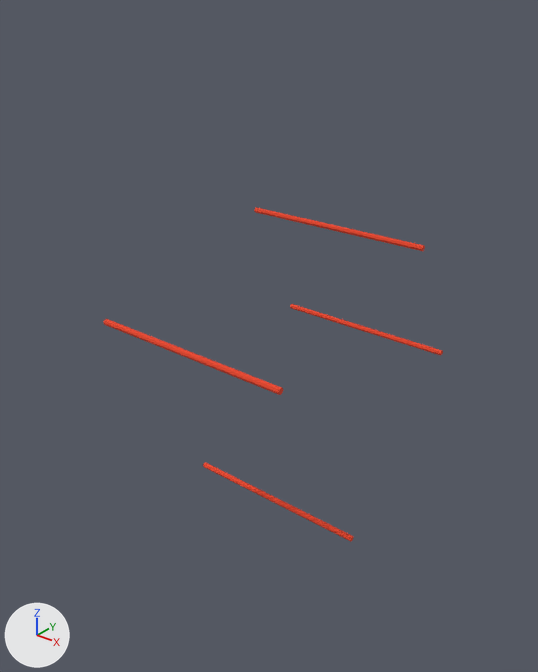
The glTF model assets/models/tabung-hampa-animated/step-2.glb: old version first, new version second.
Before and after are seen from a 50 mm camera at (6.57, -8.34, 7.94) aimed at (-0.11, 0.01, 2.76). The axes (+X, +Y, +Z) are drawn at lower left. The lights are the same throughout. The first picture is the older version.

The scene before the commit, as lines of its bpy script (objects in view):
```python
me_cylinder_001 = bpy.data.meshes.new('Cylinder.001')
me_cylinder_001.from_pydata(...)  # an 8-sided cylinder along x spanning x 0.0..3.1, y -0.58..-0.49, z -2.53..-2.44; an 8-sided cylinder along x spanning x 0.0..3.1, y -2.41..-2.32, z 0.91..1.0; an 8-sided cylinder along x spanning x 0.0..3.1, y 1.92..2.01, z -0.32..-0.23; an 8-sided cylinder along x spanning x 0.0..3.1, y 0.89..0.99, z 1.76..1.86
me_cylinder_001.materials.append(mat_material_003)  # red #e74527
ob_lurus = bpy.data.objects.new('lurus', me_cylinder_001)
ob_lurus.location = (-1.14, 0.02, 2.61)
```
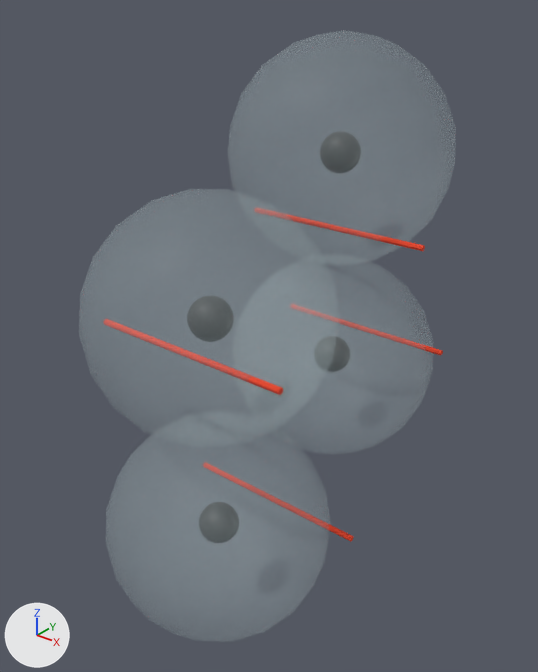
Pixel boxes [x1, y1, x2, y2] of what changed, in the pictures (538 x 672 px):
```json
{"object": "Icosphere", "change": "added", "after": [79, 30, 456, 642]}
```

Edits to the scene script, one JSON object a line:
```json
{"op": "add", "block": "mat_material_002", "code": ["mat_material_002 = principled_material('Material.002')", "mat_material_002.base_color = (0.0372, 0.0372, 0.0372)  # dark grey #363636"]}
{"op": "add", "block": "mat_material_001", "code": ["mat_material_001 = principled_material('Material.001')", "mat_material_001.base_color = (0.621, 0.761, 0.8)  # pale blue #cfe2e7", "mat_material_001.alpha = 0.138"]}
{"op": "add", "block": "me_icosphere_002", "code": ["me_icosphere_002 = bpy.data.meshes.new('Icosphere.002')", "me_icosphere_002.from_pydata(...)  # an icosphere of 320 faces spanning x -1.8..1.8, y -1.8..1.8, z -1.8..1.8, material slot 0; an icosphere of 320 faces spanning x -1.8..1.8, y -4.91..-1.32, z -3.58..0.01, material slot 0; an icosphere of 320 faces spanning x -1.8..1.8, y -1.8..1.8, z -5.39..-1.8, material slot 0; an icosphere of 320 faces spanning x -1.8..1.8, y -4.9..-1.3, z -7.19..-3.6, material slot 0; an icosphere of 320 faces spanning x -0.33..0.33, y -3.44..-2.79, z -2.11..-1.46, material slot 1; an icosphere of 320 faces spanning x -0.33..0.33, y -0.33..0.33, z -3.92..-3.27, material slot 1; an icosphere of 320 faces spanning x -0.33..0.33, y -3.43..-2.77, z -5.72..-5.07, material slot 1; an icosphere of 320 faces spanning x -0.33..0.33, y -0.33..0.33, z -0.33..0.33, material slot 1", "me_icosphere_002.materials.append(mat_material_001)  # pale blue #cfe2e7", "me_icosphere_002.materials.append(mat_material_002)  # dark grey #363636"]}
{"op": "add", "block": "ob_icosphere", "code": ["ob_icosphere = bpy.data.objects.new('Icosphere', me_icosphere_002)", "ob_icosphere.location = (0.0, 1.69, 5.39)"]}
```
